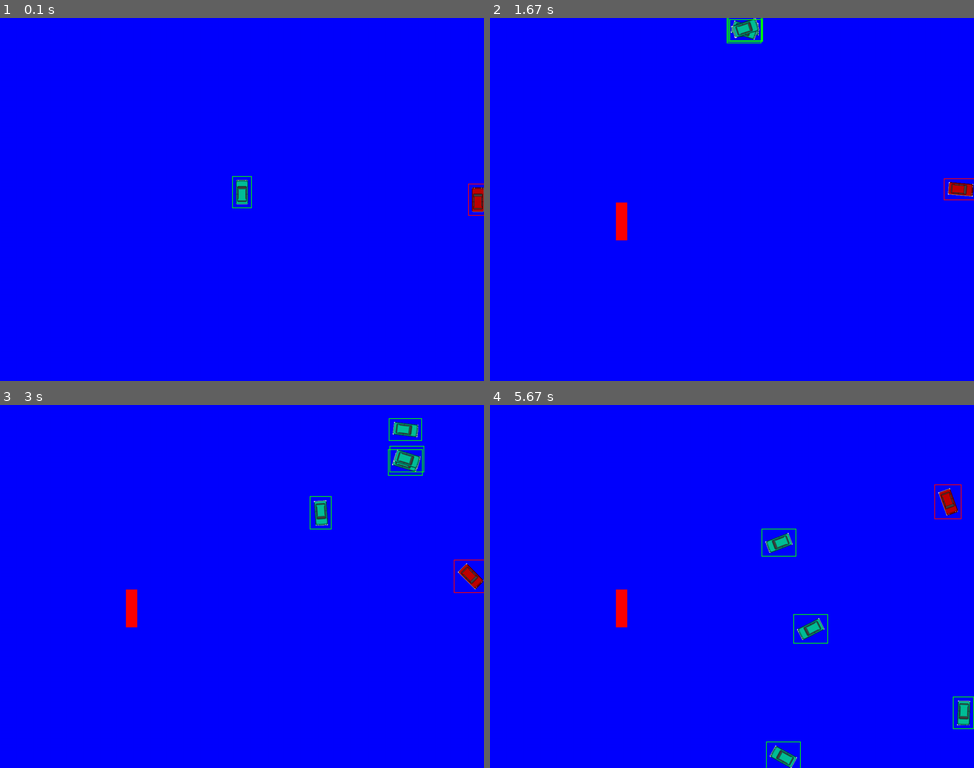
Above: before the commit, frames 1-4 (two rows, left to right).
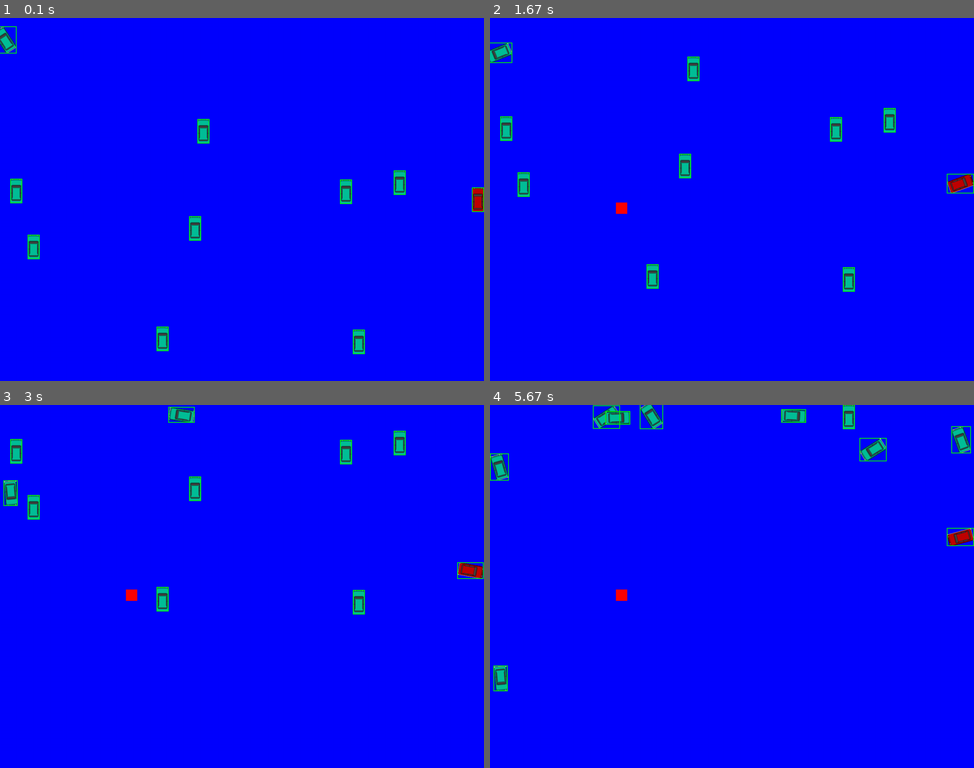
Above: after the commit, the same moments.

Repository: tlouvart/Mater
Game: pygame game, started from main.py
Same seed, same stepped clock (60 frames per second), same inputs: the game is played once before the commit and once after it.
Inputs (mouse positions are in pixels of both pictures, inside the frame that each line leads up to):
- Up to frame 1 (0.1 s): no input
- Up to frame 2 (1.67 s): press the mouse at (504, 174) at 0.37 s; move the mouse to (562, 188) at 0.47 s; release the mouse at (615, 203) at 0.6 s; hold Right 0.67-1.13 s; hold Up 1.17-1.47 s; hold R from 1.5 s (still down); hold Right from 1.5 s (still down); tap E at 1.65 s
- Up to frame 3 (3 s): release R at 1.97 s; release Right at 1.97 s; hold Right 2-2.47 s; hold Left from 2.5 s (still down)
- Up to frame 4 (5.67 s): release Left at 3.03 s; hold P 3.07-3.37 s; hold Down 3.07-3.37 s; tap E at 3.22, 4.32 s; hold Left 3.73-4.13 s; hold Up 4.17-4.53 s; hold Right 4.57-5.2 s; hold Down 5.23-5.6 s; hold Left from 5.63 s (still down)

The runs differ from the first frame. In frame 1, 1.9% of the frame differs, in the area x 0-100%, y 2-93%; in frame 2, 2.6%; in frame 3, 3.0%; in frame 4, 3.6%, in the area x 0-100%, y 0-100%.

Commit message:
Add files via upload

Diff:
--- a/assets.py
+++ b/assets.py
@@ -1,4 +1,5 @@
 import os
+import pygame
 
 # Assets
 
@@ -9,4 +10,25 @@
 WIN_NAME =  "Mater"
 WIN_RES = (1280,960)
 WIN_VER = "1.0"
-FPS = 30
+FPS = 20
+
+# Sprite group
+
+sprites_all = pygame.sprite.Group()
+cars_all = pygame.sprite.Group()
+blocks_all = pygame.sprite.Group()
+
+
+
+
+class Block(pygame.sprite.Sprite):
+    def __init__(self):
+        pygame.sprite.Sprite.__init__(self)
+        self.image = pygame.Surface((30,30))
+        self.image.fill((255,0,0))
+        self.rect = self.image.get_rect()
+
+    def createBlock(self, position):
+        print(position[0], position[1])
+        self.rect.x =  position[0]
+        self.rect.y = position[1]
--- a/cars.py
+++ b/cars.py
@@ -8,22 +8,44 @@
 
 # Class
 
-class Cars(pygame.sprite.Sprite):
+
+class Cars(pygame.sprite.Sprite, object):
     # sprite for car
-    def __init__(self):
+    def __init__(self, path_img, pos, idCar):
         pygame.sprite.Sprite.__init__(self)
-        self.image = pygame.image.load(os.path.join(img_folder,"green_car2.png")).convert()
+        self.ID = idCar
+        self.image = pygame.image.load(os.path.join(img_folder,path_img)).convert()
         self.image.set_colorkey((255,255,255))
         self.orig_image = self.image.copy()
         self.rect = self.image.get_rect()
-        self.rect.center = (WIN_RES[0]/2, WIN_RES[1]/2)
+        # self.rect.center = (WIN_RES[0]/2, WIN_RES[1]/2)
+        self.rect.center = pos
+
+        self.compteur = 0
         self.speed = 0
         self.angle = 0
-        self.compteur = 0
 
-    def brain(self):
+    def collision(self,screen,ent,font):
+        color = (0,255,0)
+        #pygame.draw.circle(screen,(0,255,0), self.rect.center, 70, 4)
+        pygame.draw.rect(screen, color, self.rect, 2)
+
+        for entite in pygame.sprite.spritecollide(self, ent, False):
+            clip = self.rect.clip(entite.rect)
+            pygame.draw.rect(screen, pygame.Color('red'), clip)
+            hits = [edge for edge in ['bottom', 'top', 'left', 'right'] if getattr(clip, edge) == getattr(self.rect, edge)]
+            text = font.render(f'Collision at {", ".join(hits)}', True, pygame.Color('white'))
+            text2 = font.render(f'Car n° : {self.ID}', True, pygame.Color('white'))
+            screen.blit(text, (20, 30 + self.ID*20))
+            screen.blit(text2, (20, self.ID*20 + 10))
+            return hits
+
+    def brain_v0(self):
         self.compteur += 1
-        val = np.random.randint(25,45)
+
+        #Have to fix Val with Neat evaluation
+
+        val = np.random.randint(35,45)
         if self.compteur <= 5 :
             val = -val
             if self.rect.right >= WIN_RES[0]:
@@ -42,12 +64,30 @@
         self.compteur = 0
         return 3
 
+    def brain_v1(self, test):
+        val = np.random.randint(-50,50)
+        if (test == 'bottom'):
+            self.angle += val
+            self.rotate()
+        if (test == 'top'):
+            self.angle += val
+            self.rotate()
+        if (test == 'left'):
+            self.angle += val
+            self.rotate()
+        if (test == 'right'):
+            self.angle += val
+            self.rotate()
+        return 3
+
+
     def update(self):
         self.speed = 0
-        action = self.brain()
+        test = self.limitV2(self.rect)
+        action = self.brain_v1(test)
 
         if action == 3:
-            self.speed = 10
+            self.speed = 5
             angle_inc = self.angle % 360
             # print(angle_inc)
             if (angle_inc >= 0):
@@ -56,34 +96,37 @@
             if (angle_inc < 0):
                 self.rect.x     = self.rect.x  + self.speed*np.sin(angle_inc*np.pi/180)
                 self.rect.y     = self.rect.y  + self.speed*np.cos(angle_inc*np.pi/180)
-        if action == 4:
-            self.speed = 10
-            angle_inc = self.angle % 360
-            #print(angle_inc)
-            if (angle_inc >= 0):
-                self.rect.x     = self.rect.x  +  self.speed*np.sin(angle_inc*np.pi/180)
-                self.rect.y     = self.rect.y  + self.speed*np.cos(angle_inc*np.pi/180)
-            if (angle_inc < 0):
-                self.rect.x     = self.rect.x  - self.speed*np.sin(angle_inc*np.pi/180)
-                self.rect.y     = self.rect.y  - self.speed*np.cos(angle_inc*np.pi/180)
 
 
+    def limit(self,ent):
+        if ent.right > WIN_RES[0]:
+            ent.right = WIN_RES[0]
+        if ent.left < 0:
+            ent.left = 0
+        if ent.top < 0:
+            ent.top = 0
+        if ent.bottom > WIN_RES[1]:
+            ent.bottom = WIN_RES[1]
 
-        if self.rect.right > WIN_RES[0]:
-            self.rect.right = WIN_RES[0]
-        if self.rect.left < 0:
-            self.rect.left = 0
-        if self.rect.top < 0:
-            self.rect.top = 0
-        if self.rect.bottom > WIN_RES[1]:
-            self.rect.bottom = WIN_RES[1]
+    def limitV2(self,ent):
+        if ent.right > WIN_RES[0]:
+            ent.right = WIN_RES[0]
+            return "right"
+        if ent.left < 0:
+            ent.left = 0
+            return "left"
+        if ent.top < 0:
+            ent.top = 0
+            return "top"
+        if ent.bottom > WIN_RES[1]:
+            ent.bottom = WIN_RES[1]
+            return "bottom"
 
 
     def rotate(self):
         """Rotate the image of the sprite around its center."""
-        # `rotozoom` usually looks nicer than `rotate`. Pygame's rotation
-        # functions return new images and don't modify the originals.
         self.image = pygame.transform.rotozoom(self.orig_image, self.angle, 1)
         self.image.set_colorkey((0,0,0))
+
         # Create a new rect with the center of the old rect.
         self.rect = self.image.get_rect(center=self.rect.center)
--- a/main.py
+++ b/main.py
@@ -16,39 +16,42 @@
 screen = pygame.display.set_mode(WIN_RES, pygame.RESIZABLE)
 clock = pygame.time.Clock()
 
+# writings
 
-# Sprite group
+font = pygame.font.SysFont(None, 26)
 
-sprites_all = pygame.sprite.Group()
-cars_all = pygame.sprite.Group()
-blocks_all = pygame.sprite.Group()
+# Adding a player in the interface
+
 player = Player()
 sprites_all.add(player)
-car_one = Cars()
-cars_all.add(car_one)
-car_two = Cars()
-cars_all.add(car_two)
-car_four = Cars()
-cars_all.add(car_four)
-car_three = Cars()
-cars_all.add(car_three)
 
+# car_one = Cars()
+# cars_all.add(car_one)
+# car_two = Cars()
+# cars_all.add(car_two)
+# car_four = Cars()
+# cars_all.add(car_four)
+# car_three = Cars()
+# cars_all.add(car_three)
+
+#Génération des vehicules
+for i in range(9):
+
+    pos1 = np.random.randint(0,WIN_RES[0])
+    pos2 = np.random.randint(0,WIN_RES[1])
+    c = Cars(path_img = "green_car2.png", pos=(pos1,pos2),  idCar = i)
+    cars_all.add(c)
+
+
+#### DETECTION SYSTEM
 
 def detection(ent, color):
     for entite in ent:
-        pygame.draw.rect(screen, color, ((entite.rect.topleft[0]-10, entite.rect.topleft[1]-10), (entite.image.get_size()[0]+20,entite.image.get_size()[1]+20)),2)
+         hits = entite.collision(screen, sprites_all, font)
+         player.collision(screen, ent, font)
+         if hits:
+             entite.brain_v1(hits[0])
 
-class Block(pygame.sprite.Sprite):
-    def __init__(self):
-        pygame.sprite.Sprite.__init__(self)
-        self.image = pygame.Surface((30,100))
-        self.image.fill((255,0,0))
-        self.rect = self.image.get_rect()
-
-    def createBlock(self, position):
-        print(position[0], position[1])
-        self.rect.x =  position[0]
-        self.rect.y = position[1]
 
 #Loop
 launched = True
@@ -65,6 +68,14 @@
             b = Block()
             blocks_all.add(b)
             b.createBlock(pygame.mouse.get_pos())
+        if event.type == pygame.KEYDOWN:
+            if event.key == pygame.K_e:
+                FPS -= 5
+            if event.key == pygame.K_r:
+                FPS = 30
+            if event.key == pygame.K_p:
+                FPS = 1
+
 
     #Update
     sprites_all.update()
@@ -74,8 +85,10 @@
     #check collisions
     for b in blocks_all:
         #destroy
-        pygame.sprite.spritecollide(b, cars_all, True)
-        pygame.sprite.spritecollide(b, sprites_all, True)
+        pygame.sprite.spritecollide(b, cars_all, False)
+        pygame.sprite.spritecollide(b, sprites_all, False)
+
+
 
     #Draw Render
     screen.fill((0,0,255))
@@ -85,8 +98,9 @@
     cars_all.draw(screen)
     blocks_all.draw(screen)
 
-    detection(sprites_all, (255,0,0))
+    #detection(sprites_all, (255,0,0)) et collision
     detection(cars_all, (0,255,0))
+    #detection(sprites_all, (0,255,0))
 
     #Flip the final
     pygame.display.flip()
--- a/player.py
+++ b/player.py
@@ -20,18 +20,46 @@
         self.speed = 0
         self.angle = 0
 
+        #Sensors
+        self.sensor_0 = pygame.Rect(self.rect.center[0], self.rect.center[1],3,10)
+
+        # self.sensor_1
+        # self.sensor_2
+        # self.sensor_3
+        # self.sensor_4
+        # self.sensor_5
+
+    def collision(self,screen,ent,font):
+        color = (0,255,0)
+        #pygame.draw.circle(screen,(0,255,0), self.rect.center, 70, 4)
+        pygame.draw.rect(screen, color, self.rect, 2)
+
+        for entite in pygame.sprite.spritecollide(self, ent, False):
+            clip = self.rect.clip(entite.rect)
+            pygame.draw.rect(screen, pygame.Color('red'), clip)
+            hits = [edge for edge in ['bottom', 'top', 'left', 'right'] if getattr(clip, edge) == getattr(self.rect, edge)]
+            # text = font.render(f'Collision at {", ".join(hits)}', True, pygame.Color('white'))
+            # screen.blit(text, (20, 70))
+
+
+
     def update(self):
         self.speed = 0
         keystate = pygame.key.get_pressed()
         if keystate[pygame.K_LEFT]:
             self.angle += +5
             self.rotate()
+
         if keystate[pygame.K_RIGHT]:
             self.angle += -5
             self.rotate()
+
         if keystate[pygame.K_UP]:
             self.speed = 10
             angle_inc = self.angle % 360
+
+            if keystate[pygame.K_g]:
+                    self.speed += 20
             # print(angle_inc)
             if (angle_inc >= 0):
                 # print(" A gauche")
@@ -55,6 +83,9 @@
                 self.rect.x     = self.rect.x  - self.speed*np.sin(angle_inc*np.pi/180)
                 self.rect.y     = self.rect.y  - self.speed*np.cos(angle_inc*np.pi/180)
 
+
+
+
         if self.rect.right > WIN_RES[0]:
             self.rect.right = WIN_RES[0]
         if self.rect.left < 0:
Binary file added: img/sensor.png
Binary file added: img/test.png
